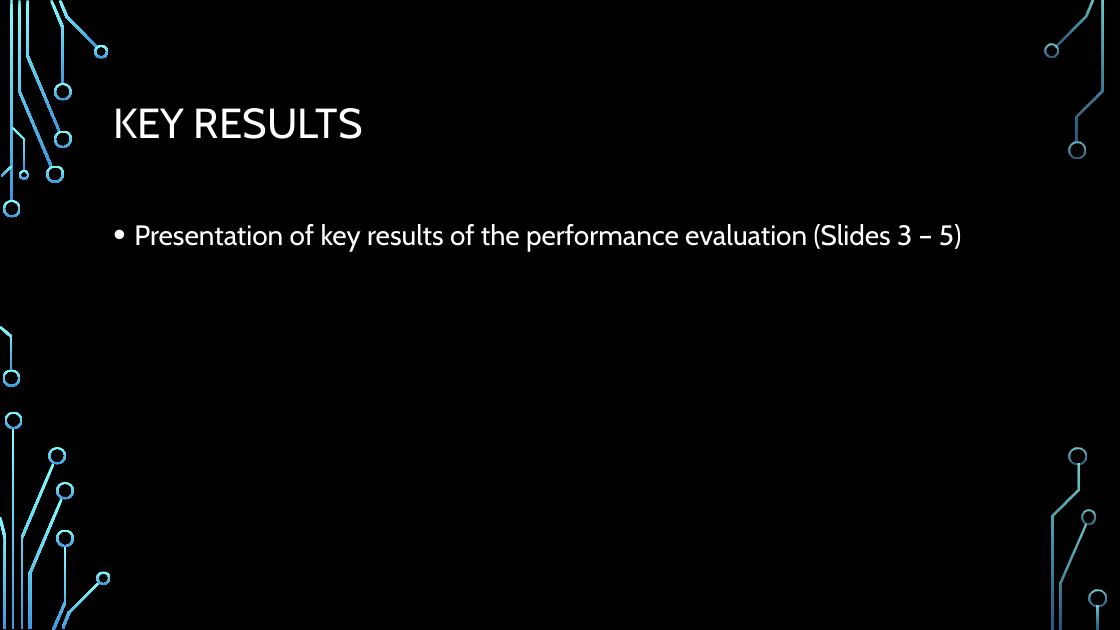
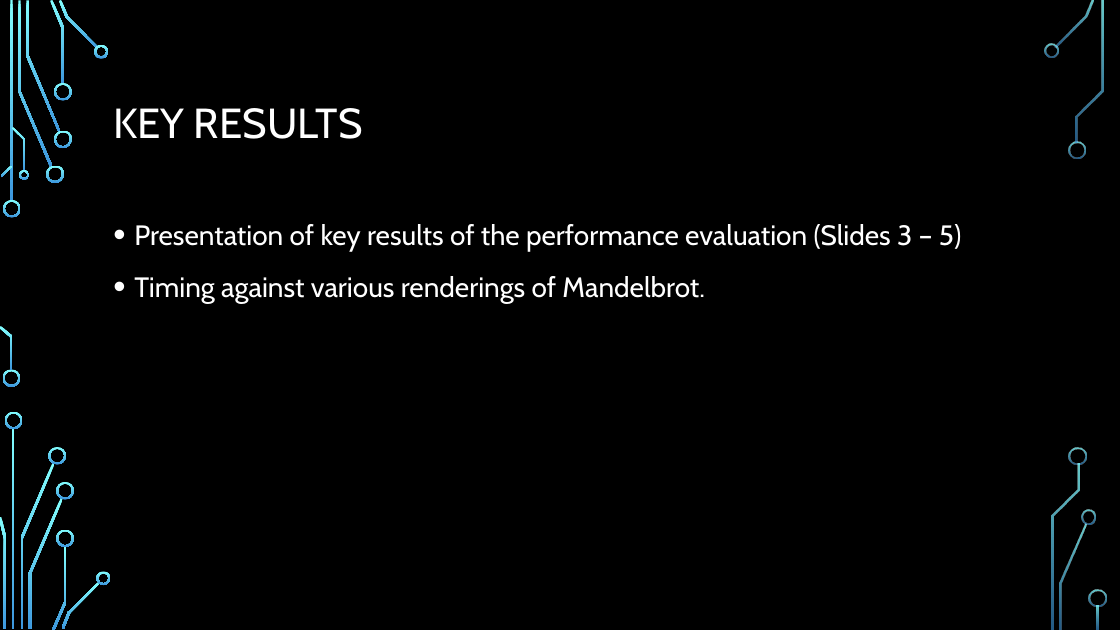
Before and after one commit to Shorte240/DSaA-Submission, a slide deck: slide 9 of CMP202 Assessment.pptx. Drawn at 1120x630 pixels with LibreOffice and Linux fonts; fonts in the diff are those of the drawing; background and template pictures are left out. Boxes give left, top, right and bottom in pixels: in the first picture for what was removed or moved away, otherwise in the second. Text is boxed around its words. In the diff, an @@ line names an element or a change of style, - is before the commit and + after.

```diff
--- a/CMP202 Assessment.pptx
+++ b/CMP202 Assessment.pptx
@@ text at (134,276,705,304): paragraph added @@
+• Timing against various renderings of Mandelbrot.
```
Also in this commit, not shown: 6 other slides changed, 2 other files.
